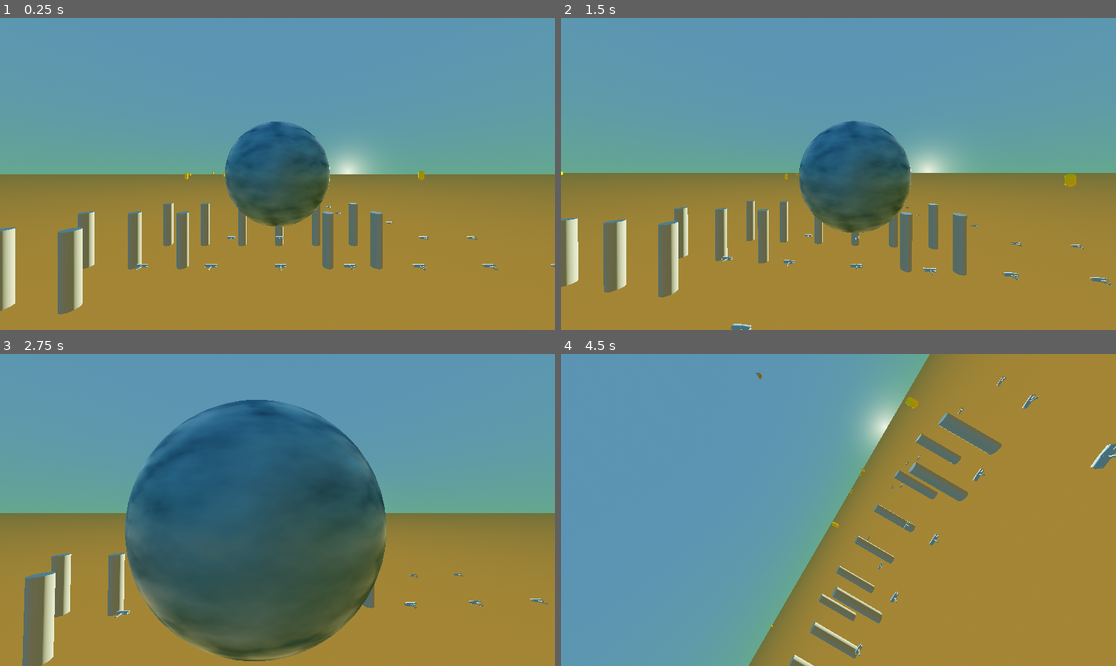
Above: before the commit, frames 1-4 (two rows, left to right).
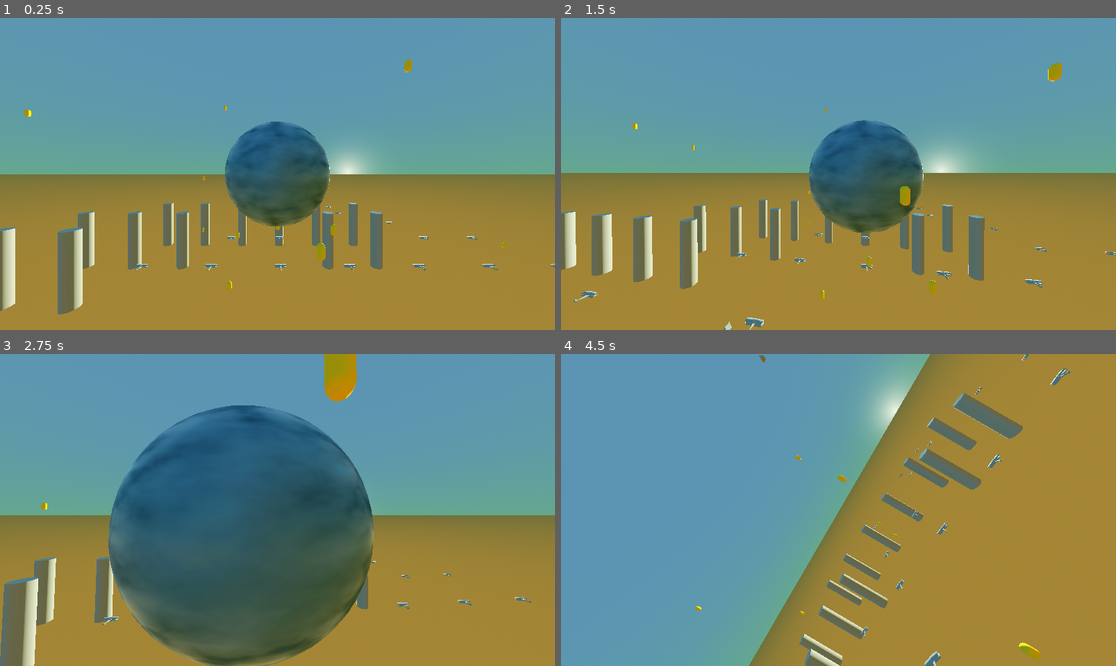
Above: after the commit, the same moments.

Repository: ColtonPhillips/geome
Game: Godot game, scene res://world/bee_world.tscn
Two runs of this game, one before a commit and one after it. Both use one fixed random seed, a clock stepped at 60 frames per second and the inputs below.
Inputs (mouse positions are in pixels of both pictures, inside the frame that each line leads up to):
- Up to frame 1 (0.25 s): no input
- Up to frame 2 (1.5 s): move the mouse to (866, 174) at 0.52 s; hold Q 0.53-1.28 s; hold W from 0.53 s (still down); move the mouse to (810, 174) at 1.27 s; tap E at 1.35 s
- Up to frame 3 (2.75 s): keep holding W; move the mouse to (288, 503) at 2.02 s; hold Shift from 2.03 s (still down)
- Up to frame 4 (4.5 s): keep holding W; move the mouse to (832, 516) at 2.77 s; release Shift at 2.78 s; tap Z at 2.85 s; move the mouse to (877, 513) at 3.52 s; hold C 3.53-4.28 s; move the mouse to (794, 506) at 4.27 s; tap Q at 4.35 s

The runs differ from the first frame. In frame 1, 0.3% of the frame differs, in the area x 4-92%, y 13-88%; in frame 2, 12%, in the area x 0-100%, y 14-100%; in frame 3, 11%; in frame 4, 7.8%.

Commit message:
more fun

Diff:
--- a/project.godot
+++ b/project.godot
@@ -15,6 +15,11 @@
 config/features=PackedStringArray("4.4", "Forward Plus")
 config/icon="res://icon.svg"
 
+[display]
+
+window/size/viewport_width=1920
+window/size/viewport_height=1080
+
 [editor]
 
 movie_writer/movie_file="C:/Users/Blair/Videos/geome.avi"
--- a/scene/bee.tscn
+++ b/scene/bee.tscn
@@ -14,14 +14,14 @@
 
 [node name="Bee" type="Node3D"]
 script = ExtResource("1_yspt2")
-speed = 0.15
-sinusoidal_offset = 3.0
-radius_range = Vector2(100, 800)
+speed = 0.11
+sinusoidal_offset = 111.0
+radius_range = Vector2(25, 400)
 
 [node name="MeshInstance3D" type="MeshInstance3D" parent="."]
 mesh = SubResource("CapsuleMesh_imqpr")
 
 [node name="AudioStreamPlayer3D" type="AudioStreamPlayer3D" parent="."]
 stream = SubResource("AudioStreamGenerator_hd74l")
-unit_size = 1.0
-max_distance = 80.0
+max_db = 1.0
+max_distance = 100.0
--- a/scene/cartoon_sounds_3d.tscn
+++ b/scene/cartoon_sounds_3d.tscn
@@ -22,6 +22,8 @@
 
 [node name="CartoonSounds3D" type="AudioStreamPlayer3D"]
 stream = SubResource("AudioStreamRandomizer_dyk5r")
+unit_size = 15.0
+max_db = 1.0
 script = ExtResource("7_7ue7w")
 min_range = Vector3(-1000, -1000, -1000)
 max_range = Vector3(1000, 1000, 1000)
--- a/world/bee_world.tscn
+++ b/world/bee_world.tscn
@@ -41,7 +41,7 @@
 
 [node name="BeeWorld" type="Node3D"]
 script = ExtResource("1_8lkv7")
-num_bees = 17
+num_bees = 25
 spawn_radius = 100.0
 
 [node name="DirectionalLight3D" type="DirectionalLight3D" parent="."]
@@ -173,9 +173,7 @@
 
 [node name="CartoonSounds3D" parent="." instance=ExtResource("4_ymp83")]
 transform = Transform3D(1, 0, 0, 0, 1, 0, 0, 0, 1, 1.06756, 10.5553, 49.3119)
-volume_db = 3.0
-unit_size = 400.0
-max_db = 5.0
+unit_size = 44.0
 autoplay = true
 play_interval = 4.0
 
